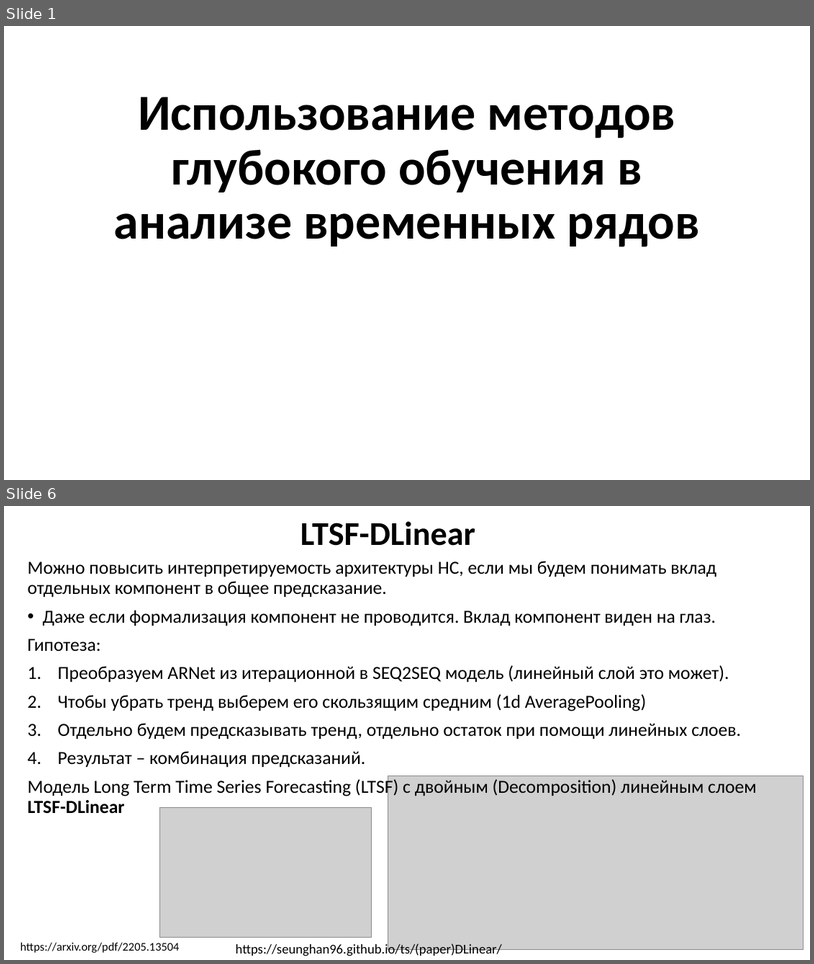
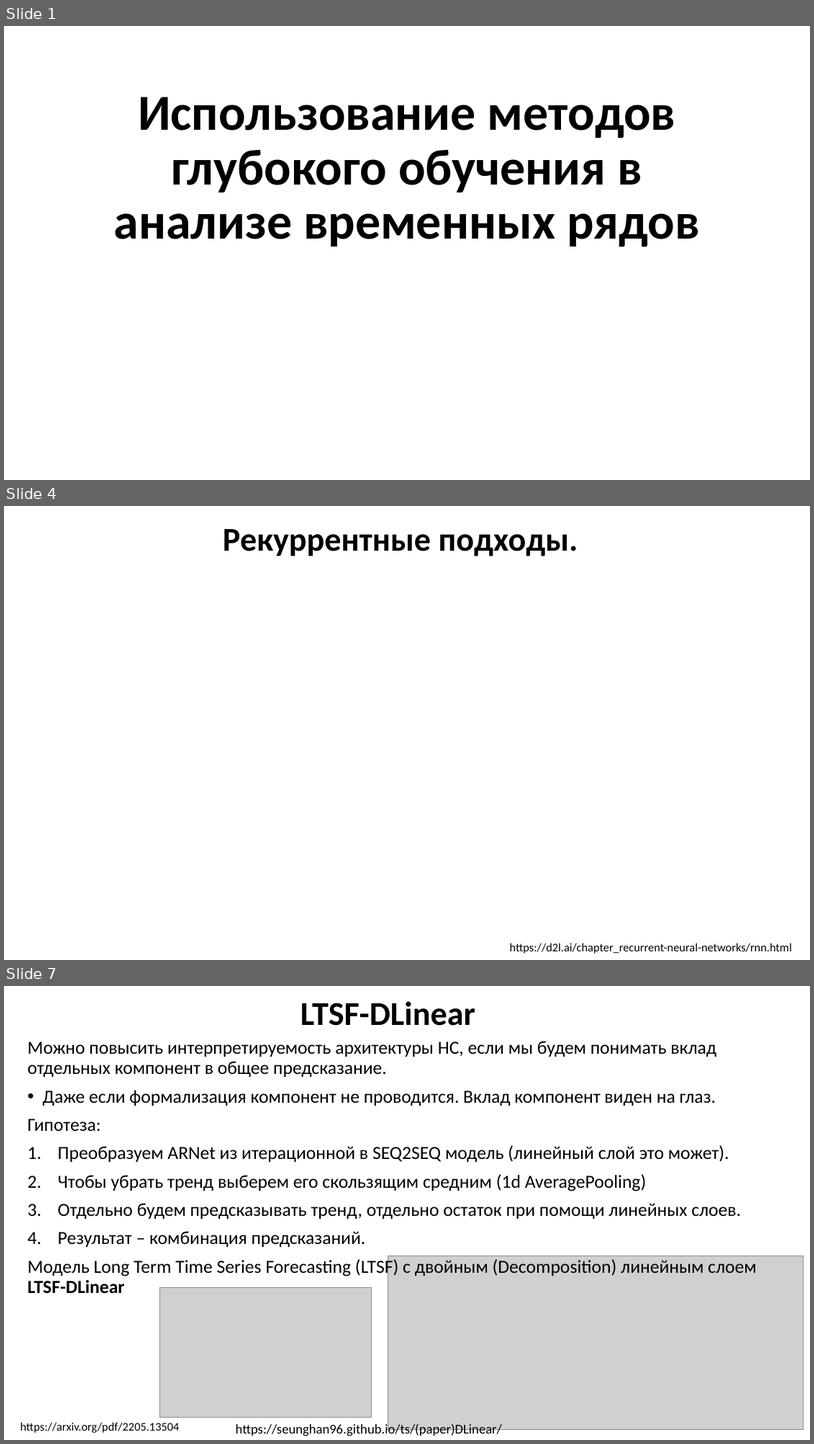
Before and after one commit to MVRonkin/TimeSeriesCourse, a slide deck: 2025/LEC/07-2 RNN.pptx. Shown one above the other, each under a label of ours: slides 1 and 6 before the commit, slides 1, 4 and 7 after it; the slides between them are not shown. The pictures are 814x964 and 814x1444 pixels, drawn with LibreOffice and Linux fonts; fonts in the diff are those of the drawing; grey boxes stand for pictures. Boxes give left, top, right and bottom in pixels: in the first picture for what was removed or moved away, otherwise in the second. Text is boxed around its words. In the diff, an @@ line names an element or a change of style, - is before the commit and + after.

```diff
--- a/2025/LEC/07-2 RNN.pptx
+++ b/2025/LEC/07-2 RNN.pptx
@@ slide 4 added at [4, 506, 810, 960], background #FFFFFF @@
@@ title added at [223, 529, 579, 556], 39.6 pt, text #000000, bold @@
+Рекуррентные подходы.
@@ text added at [510, 942, 792, 953], 14 pt, text #000000 @@
+https://d2l.ai/chapter_recurrent-neural-networks/rnn.html
@@ what was slide 6 is now slide 7 @@
```
Also in this commit, not shown: 3 slides changed, 3 other slides added, 4 slides removed.
